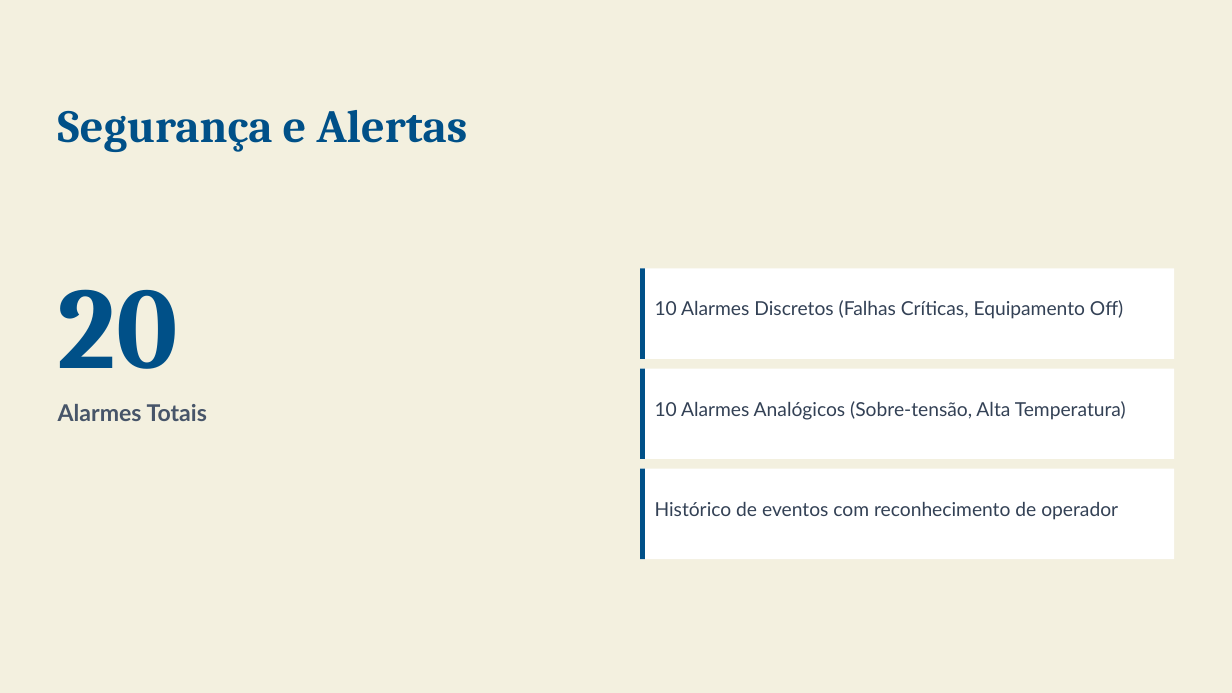
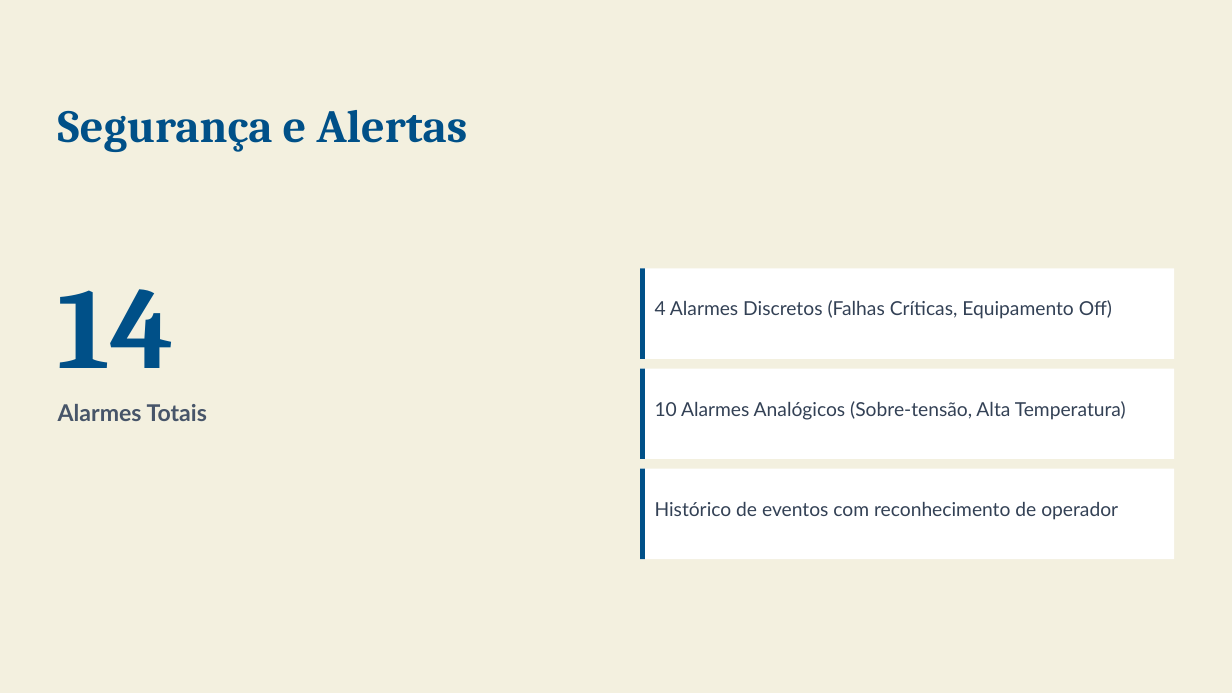
Before and after one commit to juliusRomanzeira/Supervisorios1, a slide deck: slide 10 of Apresentação/SCADA E-Lounge UFPE.pptx. Drawn at 1232x693 pixels with LibreOffice and Linux fonts; fonts in the diff are those of the drawing; background and template pictures are left out. Boxes give left, top, right and bottom in pixels: in the first picture for what was removed or moved away, otherwise in the second. Text is boxed around its words. In the diff, an @@ line names an element or a change of style, - is before the commit and + after.

```diff
--- a/Apresentação/SCADA E-Lounge UFPE.pptx
+++ b/Apresentação/SCADA E-Lounge UFPE.pptx
@@ text at bbox=[58, 289, 175, 368]: text changed @@
-20
+14
@@ text at bbox=[655, 300, 1112, 319]: text changed @@
-10 Alarmes Discretos (Falhas Críticas, Equipamento Off)
+4 Alarmes Discretos (Falhas Críticas, Equipamento Off)
```
Also in this commit, not shown: 7 other slides changed, 1 slide removed, 8 other files.
